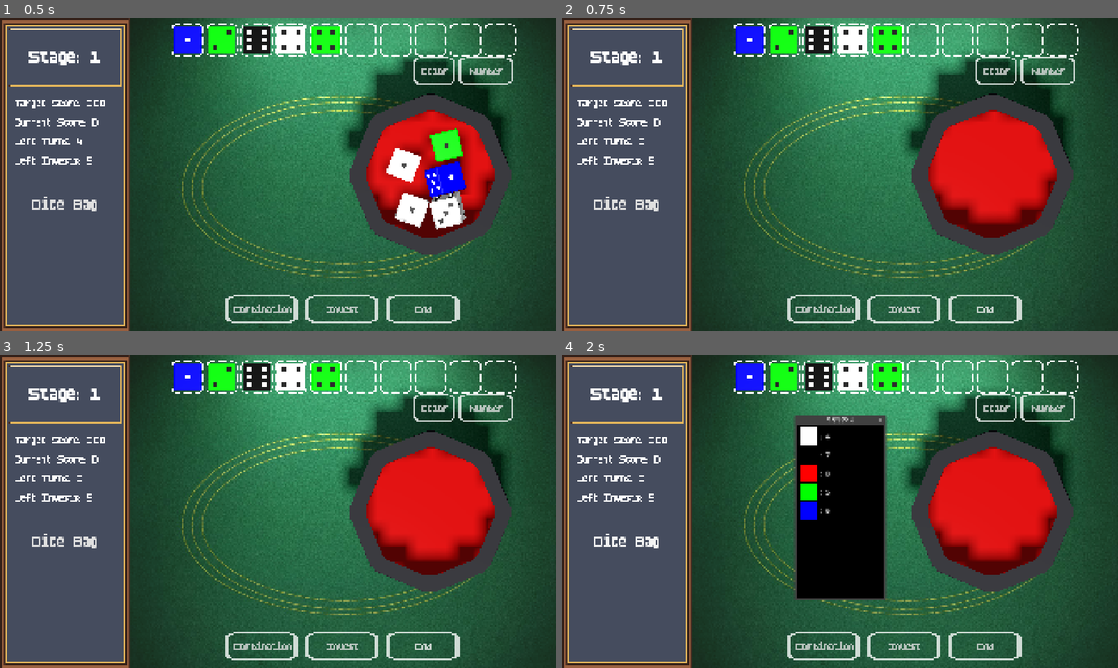
Above: before the commit, frames 1-4 (two rows, left to right).
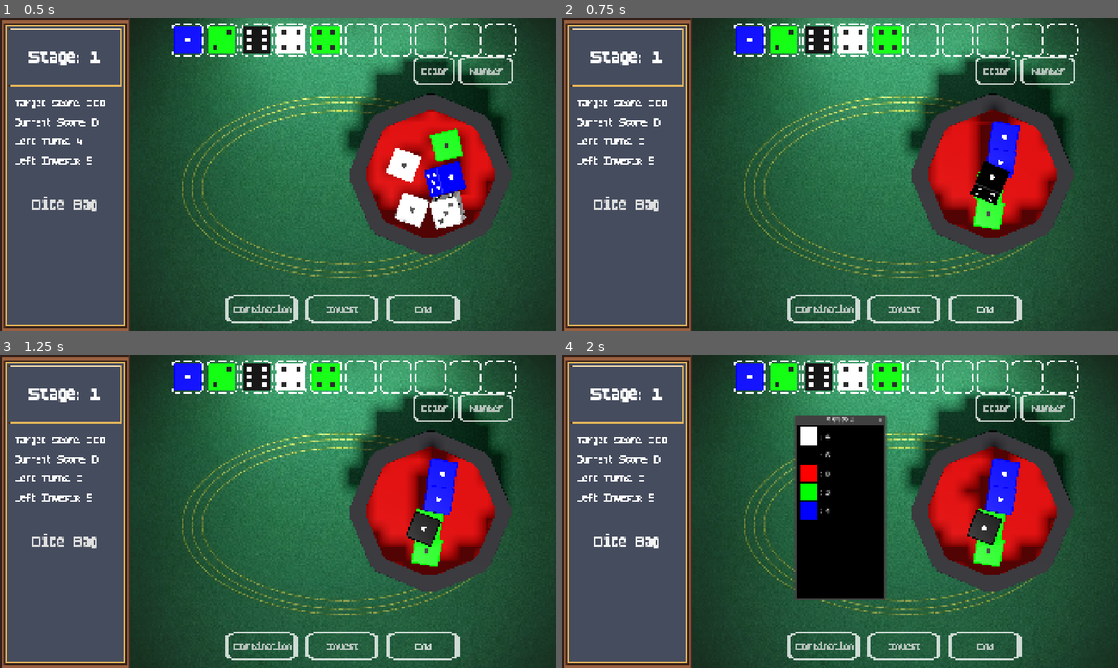
Above: after the commit, the same moments.

Repository: SangHyung-Jung/ColorDiceRollGame
Game: Godot game, scene res://main_screen.tscn
The game is run twice, just before and just after one commit, with the same random seed, the same clock (stepped at 60 frames per second) and the same inputs.
Inputs:
- Up to frame 1 (0.5 s): no input
- Up to frame 2 (0.75 s): click "End" at 0.5 s
- Up to frame 3 (1.25 s): no input
- Up to frame 4 (2 s): click "Dice Bag" at 1.25 s

Frame 1 is identical in both runs. In frame 2, 2.5% of the frame differs, in the area x 73-83%, y 28-68%; in frame 3, 2.4%; in frame 4, 2.6%, in the area x 47-83%, y 28-68%.

Commit message:
end process change

Diff:
--- a/main_screen.gd
+++ b/main_screen.gd
@@ -285,9 +285,9 @@
 			get_viewport().set_input_as_handled()
 
 func _on_roll_started() -> void:
-	cup.show()
+	#cup.show()
 	combo_select.exit()
-	await _reset_roll()
+	#await _reset_roll()
 	game_manager.start_roll()
 	if cup.has_method("start_shaking"):
 		cup.start_shaking()
@@ -430,6 +430,10 @@
 		for d in remaining_dice:
 			d.queue_free()
 		dice_spawner.clear_dice_nodes()
+		# ★ 다음 롤을 미리 준비
+		cup.reset()
+		cup.show()
+		await _reset_roll()
 		# Reset the state to allow for a new roll
 		_set_state(GameState.AWAITING_ROLL_INPUT)
 	else:
